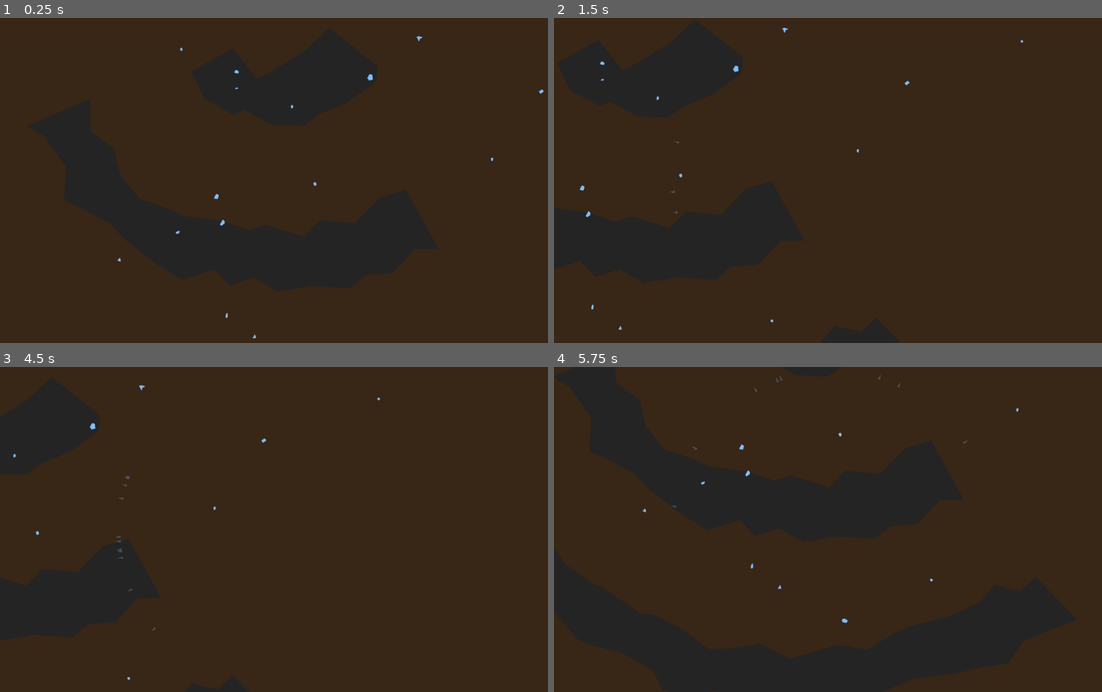
Above: before the commit, frames 1-4 (two rows, left to right).
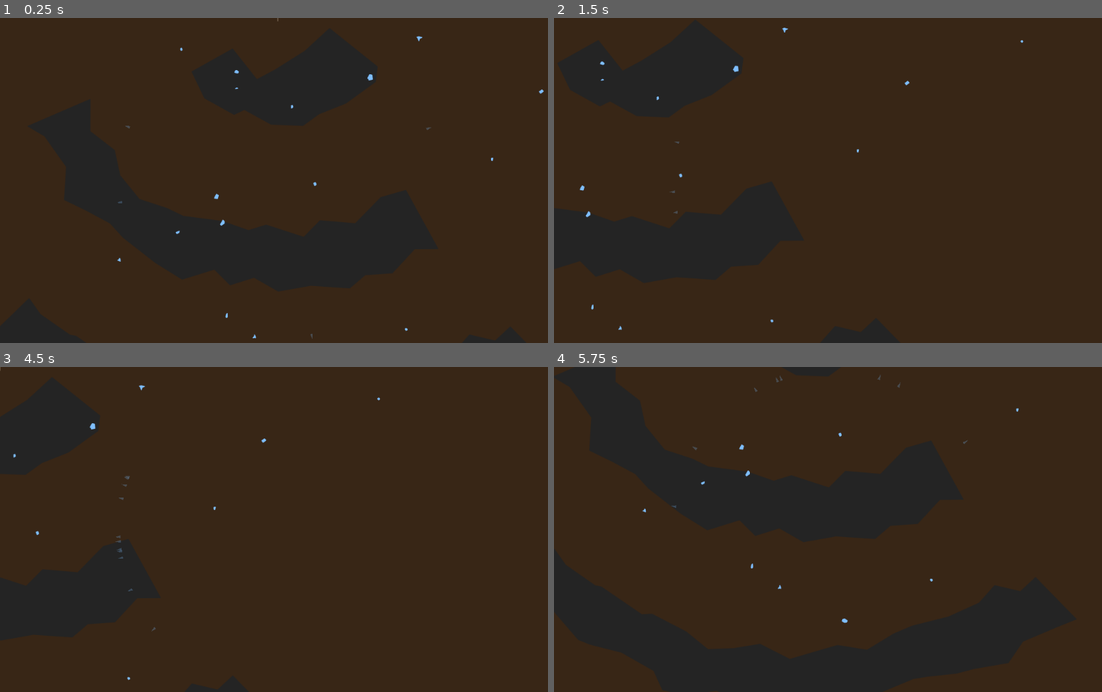
Above: after the commit, the same moments.

Repository: Cube-Number-Zero/Nutreants_attempt2
Game: Godot game, scene res://World.tscn
Same seed, same stepped clock (60 frames per second), same inputs: the game is played once before the commit and once after it. This scene is started directly instead of the project's main scene.
Inputs (mouse positions are in pixels of both pictures, inside the frame that each line leads up to):
- Up to frame 1 (0.25 s): no input
- Up to frame 2 (1.5 s): move the mouse to (954, 164) at 0.52 s; hold Right (ui_right) 0.53-1.28 s; click (954, 164) at 0.67 s; move the mouse to (718, 196) at 1.27 s; hold Down (ui_down) from 1.28 s (still down)
- Up to frame 3 (4.5 s): move the mouse to (334, 458) at 2.02 s; release Down (ui_down) at 2.03 s; hold Right (ui_right) 2.03-2.78 s; move the mouse to (252, 594) at 2.77 s; hold Up (ui_up) 2.78-3.53 s; click (252, 594) at 2.92 s; move the mouse to (443, 578) at 3.52 s; hold Left (ui_left) from 3.53 s (still down); move the mouse to (109, 480) at 4.27 s
- Up to frame 4 (5.75 s): move the mouse to (860, 529) at 5.02 s; release Left (ui_left) at 5.03 s; hold Down (ui_down) from 5.03 s (still down); click (860, 529) at 5.17 s

The runs differ from the first frame. In frame 1, less than 0.1% of the frame differs, in the area x 21-79%, y 0-99%; in frame 2, nothing differs; in frame 3, less than 0.1%; in frame 4, nothing differs.
Error before the commit: Parse Error: The identifier "Resource_Patch" isn't a valid type (not a script or class), or couldn't be found on base "self". (res://roots_drawing.gd:79)

Commit message:
Initial world generation now happens in one frame

Diff:
--- a/project.godot
+++ b/project.godot
@@ -25,6 +25,11 @@
 "path": "res://ResourceManager.gd"
 }, {
 "base": "Node2D",
+"class": "Resource_Patch",
+"language": "GDScript",
+"path": "res://Resource_patch.gd"
+}, {
+"base": "Node2D",
 "class": "Rock_Area",
 "language": "GDScript",
 "path": "res://Rock.gd"
@@ -43,6 +48,7 @@
 "Game_World": "",
 "Resouce_Patch_Parent": "",
 "Resource_Manager": "",
+"Resource_Patch": "",
 "Rock_Area": "",
 "Root_Node": "",
 "Roots_Controller": ""
--- a/resouce_patches.gd
+++ b/resouce_patches.gd
@@ -12,7 +12,7 @@
 const NEW_RESOURCE := preload("res://Resource_patch.tscn")
 
 func _process(_delta):
-	if resource_manager.unexploited_resource_income < TOTAL_RESOURCE_INCOME_GOAL:
+	while resource_manager.unexploited_resource_income < TOTAL_RESOURCE_INCOME_GOAL:
 		generate_resource_patch()
 
 func test_connection(loc: Vector2, connection_range: int):
